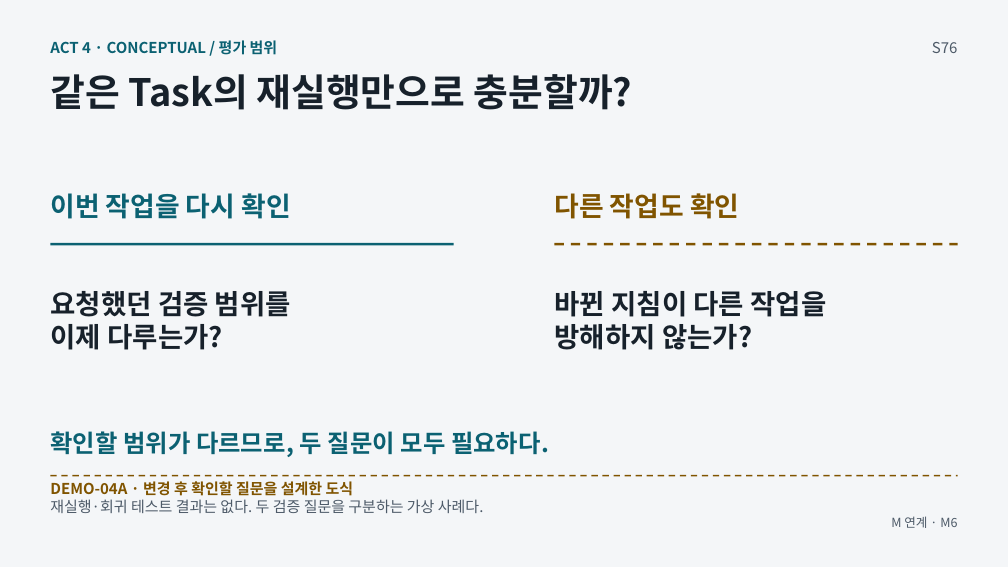
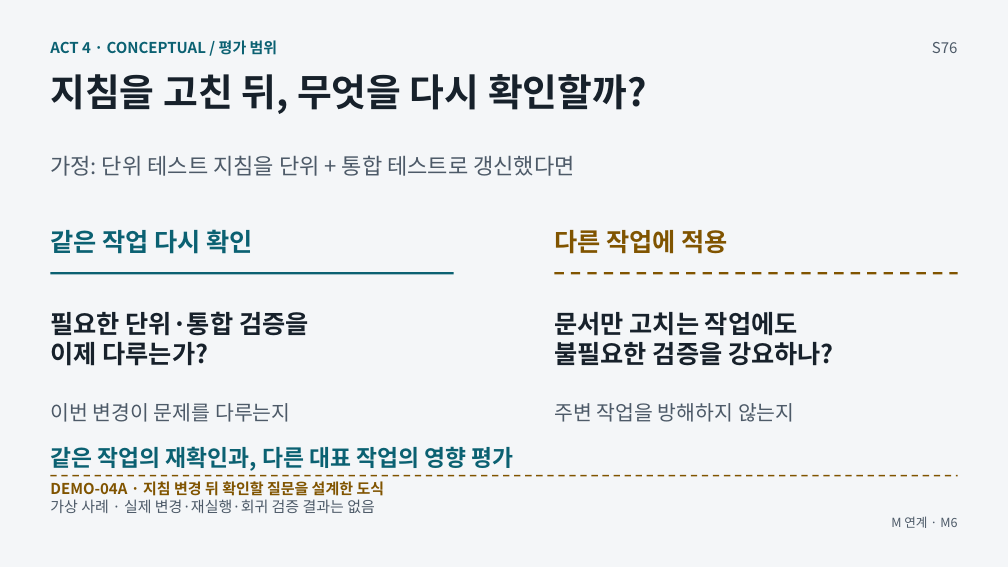
Before and after one commit to GideokKim/ai-dev-training, a slide deck: slide 76 of production/AI_Dev_Training_Full.pptx. Drawn at 1008x567 pixels with LibreOffice and Linux fonts; fonts in the diff are those of the drawing. Boxes give left, top, right and bottom in pixels: in the first picture for what was removed or moved away, otherwise in the second. Text is boxed around its words. In the diff, an @@ line names an element or a change of style, - is before the commit and + after.

```diff
--- a/production/AI_Dev_Training_Full.pptx
+++ b/production/AI_Dev_Training_Full.pptx
@@ text at (50, 74, 647, 114): text changed @@
-같은 Task의 재실행만으로 충분할까?
+지침을 고친 뒤, 무엇을 다시 확인할까?
@@ text added at (50, 155, 574, 176), 21 pt, text #4D5A68 @@
+가정: 단위 테스트 지침을 단위 + 통합 테스트로 갱신했다면
@@ text at (50, 229, 253, 254): text changed; size 25.5 to 24 pt @@
-이번 작업을 다시 확인
+같은 작업 다시 확인
@@ text at (554, 230, 728, 254): text changed; size 25.5 to 24 pt @@
-다른 작업도 확인
+다른 작업에 적용
@@ text "필요한 단위·통합 검증을": place and size @@
-text "필요한 단위·통합 검증을" at (50, 291, 291, 350)
+text "필요한 단위·통합 검증을" at (50, 311, 309, 366)
@@ line moved from (51, 244) - (454, 244) to (51, 273) - (454, 273) @@
@@ line moved from (554, 244) - (958, 244) to (554, 273) - (958, 273) @@
@@ text at (50, 311, 309, 336): text changed; size 26.2 to 24 pt @@
-요청했던 검증 범위를
+필요한 단위·통합 검증을
@@ text added at (554, 312, 834, 366), 24 pt, text #17212B, bold @@
+문서만 고치는 작업에도
+불필요한 검증을 강요하나?
@@ text at (50, 342, 208, 366): size 26.2 to 24 pt in "이제 다루는가?" @@
@@ text added at (50, 403, 290, 422), 19.5 pt, text #4D5A68 @@
+이번 변경이 문제를 다루는지
@@ text at (554, 403, 795, 422): text changed; size 26.2 to 19.5 pt; text colour #17212B to #4D5A68; bold off @@
-바뀐 지침이 다른 작업을
-방해하지 않는가?
+주변 작업을 방해하지 않는지
@@ text removed at (50, 431, 549, 457) @@
-확인할 범위가 다르므로, 두 질문이 모두 필요하다.
@@ text added at (50, 446, 514, 471), 21.8 pt, text #0B6172, bold @@
+같은 작업의 재확인과, 다른 대표 작업의 영향 평가
@@ text at (50, 481, 385, 496): text changed @@
-DEMO-04A · 변경 후 확인할 질문을 설계한 도식
+DEMO-04A · 지침 변경 뒤 확인할 질문을 설계한 도식
@@ text at (50, 499, 375, 513): text changed @@
-재실행·회귀 테스트 결과는 없다. 두 검증 질문을 구분하는 가상 사례다.
+가상 사례 · 실제 변경·재실행·회귀 검증 결과는 없음
```
Also in this commit, not shown: 9 other slides changed, 54 other files.
